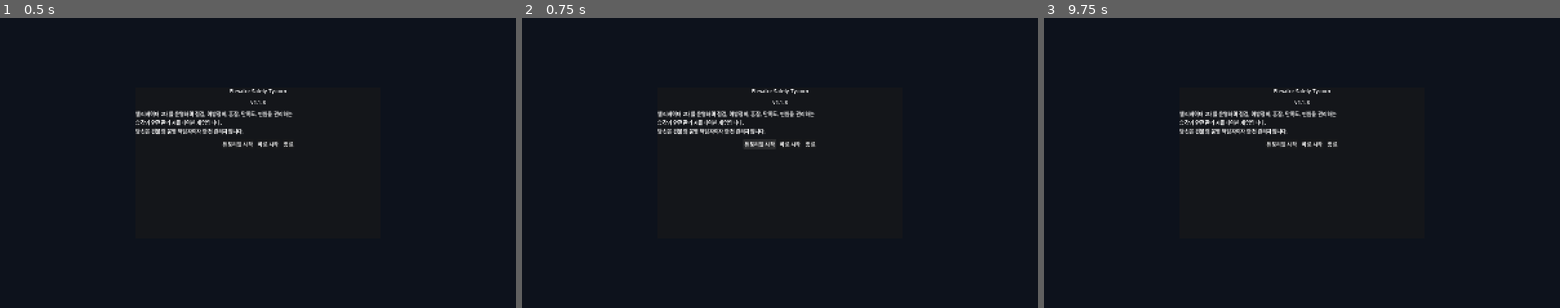
Above: before the commit, frames 1-3 (left to right).
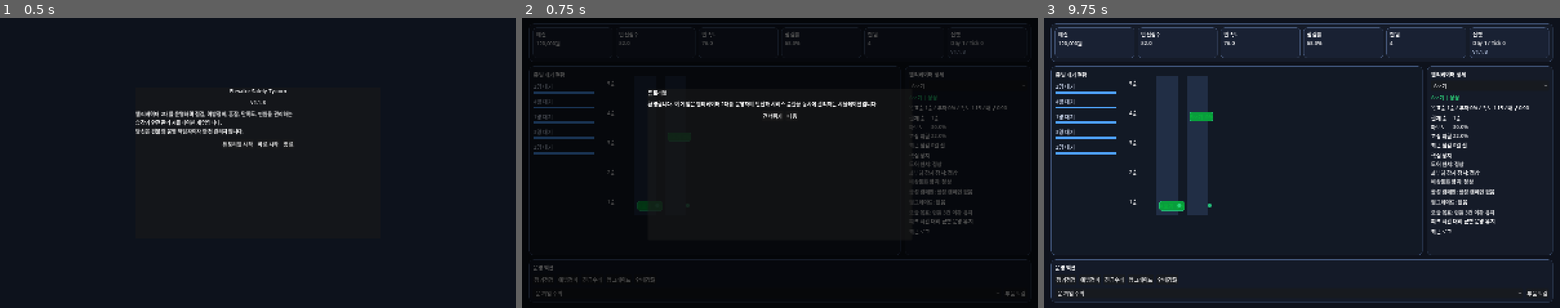
Above: after the commit, the same moments.

Repository: tera13500/New-Game
Game: Godot game, scene res://scenes/TitleScreen.tscn
Two runs of this game, one before a commit and one after it. Both use one fixed random seed, a clock stepped at 60 frames per second and the inputs below.
Inputs (mouse positions are in pixels of both pictures, inside the frame that each line leads up to):
- Up to frame 1 (0.5 s): no input
- Up to frame 2 (0.75 s): click "튜토리얼 시작" at 0.5 s
- Up to frame 3 (9.75 s): click (1281, 142) at 1.25 s, where only the run before the commit has a clickable "튜토리얼 시작"; click (1312, 142) at 2 s, where only the run before the commit has a clickable "바로 시작"; click (1312, 142) at 2.75 s, where only the run before the commit has a clickable "바로 시작"; click (1487, 84) at 3.5 s, where only the run after the commit has a clickable "A호기"; click (1064, 279) at 4.25 s, where only the run after the commit has a clickable "정기점검"; click (1090, 279) at 5 s, where only the run after the commit has a clickable "예방정비"; click (1116, 279) at 5.75 s, where only the run after the commit has a clickable "긴급수리"; click (1142, 279) at 6.5 s, where only the run after the commit has a clickable "업그레이드"; click (1167, 279) at 7.25 s, where only the run after the commit has a clickable "안내강화"; click (1291, 293) at 8 s, where only the run after the commit has a clickable "문 끼임 주의"; click (1539, 293) at 8.75 s, where only the run after the commit has a clickable "부품 도감"; click (1296, 116) at 9.5 s, where only the run after the commit has a clickable "건너뛰기"

Frame 1 is identical in both runs. In frame 2, 4.0% of the frame differs, in the area x 2-98%, y 4-96%; in frame 3, 11%, in the area x 1-99%, y 1-99%.
Error before the commit: Parse Error: Class "AppState" hides an autoload singleton. (res://scripts/AppState.gd:2)

Commit message:
Fix AppState autoload name collision

Diff:
--- a/scripts/AppState.gd
+++ b/scripts/AppState.gd
@@ -1,5 +1,4 @@
 extends Node
-class_name AppState
 
 var start_with_tutorial: bool = true
 var first_run: bool = true
